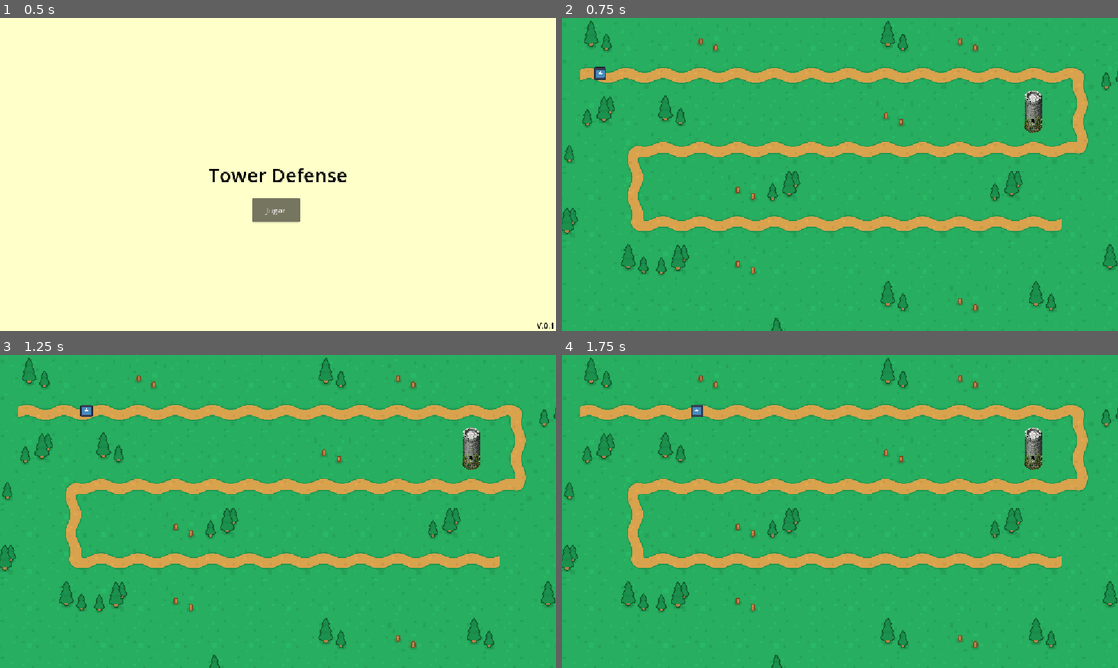
Above: before the commit, frames 1-4 (two rows, left to right).
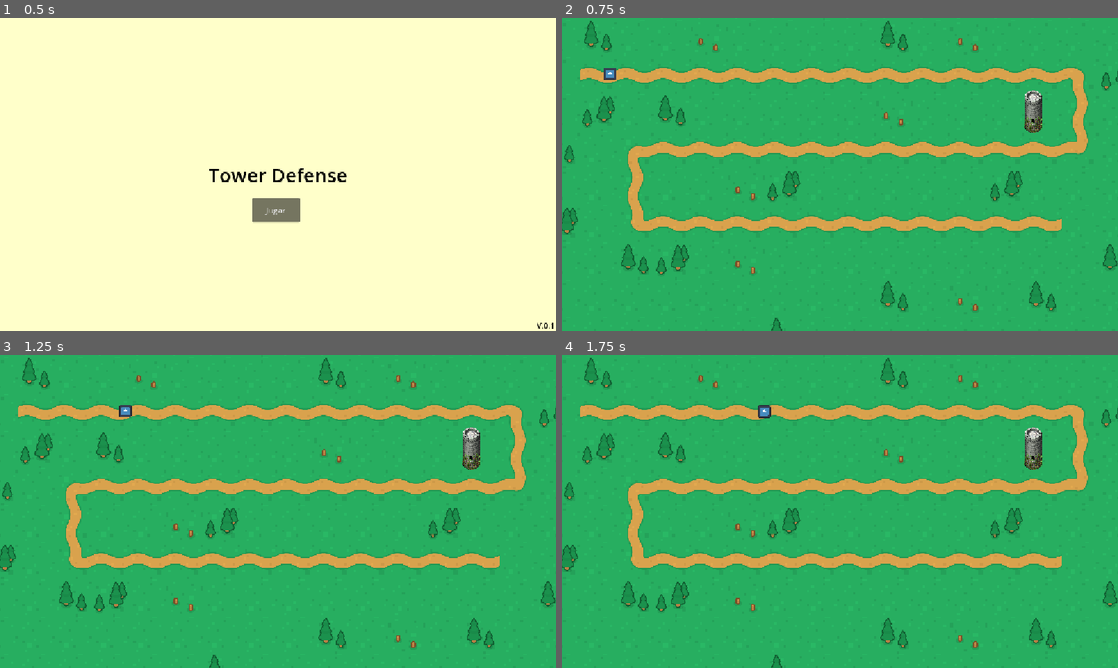
Above: after the commit, the same moments.

Repository: ntGeo/Godot_2
Game: Godot game, scene res://Scenes/menu_inicio.tscn
Same seed, same stepped clock (60 frames per second), same inputs: the game is played once before the commit and once after it. The engine's default icon, where the game draws it, is replaced by a stand-in: a white triangle on a blue panel in a dark square.
Inputs:
- Up to frame 1 (0.5 s): no input
- Up to frame 2 (0.75 s): click "Jugar" at 0.5 s
- Up to frame 3 (1.25 s): no input
- Up to frame 4 (1.75 s): no input

Frame 1 is identical in both runs. In frame 2, 0.2% of the frame differs, in the area x 5-10%, y 15-20%; in frame 3, 0.2%; in frame 4, 0.2%, in the area x 23-38%, y 16-21%.

Commit message:
Pantalla game over, edición de final camino

Diff:
--- a/tower-defense/Assets/Scripts/enemigo.gd
+++ b/tower-defense/Assets/Scripts/enemigo.gd
@@ -1,6 +1,6 @@
 extends CharacterBody2D
 
-const SPEED = 50
+const SPEED = 80
 
 #Referencia a Pathfollow
 var path_follow: PathFollow2D = null
@@ -10,5 +10,8 @@
 		return
 
 	path_follow.progress += SPEED * delta
+	global_position = path_follow.global_position
 
-	global_position = path_follow.global_position
+	# Si llegó al final del camino → Game Over
+	if path_follow.progress_ratio >= 1.0:
+		get_tree().change_scene_to_file("res://Scenes/game_over.tscn")
--- /dev/null
+++ b/tower-defense/Assets/Scripts/final_camino.gd
@@ -0,0 +1,11 @@
+extends Area2D
+
+func _ready():
+	# Detectamos cuando algo entra al área final
+	body_entered.connect(_on_body_entered)
+
+func _on_body_entered(body):
+	# Si es un enemigo, activamos Game Over
+	print("Algo entró: ", body.name)
+	if body.name == "Enemigo":
+		get_tree().change_scene_to_file("res://Scenes/game_over.tscn")
--- /dev/null
+++ b/tower-defense/Assets/Scripts/game_over.gd
@@ -0,0 +1,7 @@
+extends Control
+
+func _ready():
+	$BtnReintentar.pressed.connect(_on_reintentar)
+
+func _on_reintentar():
+	get_tree().change_scene_to_file("res://Scenes/mundo.tscn")
--- a/tower-defense/Assets/Scripts/mundo.gd
+++ b/tower-defense/Assets/Scripts/mundo.gd
@@ -11,11 +11,11 @@
 
 
 
-
-func _on_area_2d_body_entered(body: Node2D) -> void:
-	show_lose_screen()
-
-func show_lose_screen() -> void:
-	%Label.visible = true
-	%Label.text = "You Lose"
-	get_tree().paused = true  # freezes the whole game
+#funcion que gatillaba texto al momento en que enemigo llega a final de camino
+#func _on_area_2d_body_entered(body: Node2D) -> void:
+	#show_lose_screen()
+#
+#func show_lose_screen() -> void:
+	#%Label.visible = true
+	#%Label.text = "You Lose"
+	#get_tree().paused = true  # freezes the whole game
--- /dev/null
+++ b/tower-defense/Scenes/game_over.tscn
@@ -0,0 +1,51 @@
+[gd_scene format=3 uid="uid://dhnff5og50alx"]
+
+[ext_resource type="Script" uid="uid://ce5gftq7eci4w" path="res://Assets/Scripts/game_over.gd" id="1_ojehl"]
+
+[node name="Game_over" type="Control" unique_id=2082550334]
+layout_mode = 3
+anchors_preset = 15
+anchor_right = 1.0
+anchor_bottom = 1.0
+grow_horizontal = 2
+grow_vertical = 2
+script = ExtResource("1_ojehl")
+
+[node name="ColorRect" type="ColorRect" parent="." unique_id=941586253]
+layout_mode = 1
+anchors_preset = 15
+anchor_right = 1.0
+anchor_bottom = 1.0
+grow_horizontal = 2
+grow_vertical = 2
+color = Color(0, 0, 0, 0.35686275)
+
+[node name="Titulo" type="Label" parent="." unique_id=861300406]
+layout_mode = 1
+anchors_preset = 8
+anchor_left = 0.5
+anchor_top = 0.5
+anchor_right = 0.5
+anchor_bottom = 0.5
+offset_left = -43.5
+offset_top = -43.5
+offset_right = 43.5
+offset_bottom = -20.5
+grow_horizontal = 2
+grow_vertical = 2
+text = "Game Over"
+
+[node name="BtnReintentar" type="Button" parent="." unique_id=512286722]
+layout_mode = 1
+anchors_preset = 8
+anchor_left = 0.5
+anchor_top = 0.5
+anchor_right = 0.5
+anchor_bottom = 0.5
+offset_left = -4.0
+offset_top = 4.0
+offset_right = 4.0
+offset_bottom = 12.0
+grow_horizontal = 2
+grow_vertical = 2
+text = "Reintentar"
--- a/tower-defense/Scenes/mundo.tscn
+++ b/tower-defense/Scenes/mundo.tscn
@@ -92,13 +92,6 @@
 tile_map_data = PackedByteArray("AAD8//v/AAACAAcAAAD9//v/AAACAAcAAAD+//v/AAACAAcAAAD///v/AAACAAcAAAAAAPv/AAACAAcAAAABAP …(2640 unchanged characters)…
 tile_set = SubResource("TileSet_slpbn")
 
-[node name="Final" type="Node2D" parent="." unique_id=1242283593]
-
-[node name="Area2D" type="Area2D" parent="Final" unique_id=111627799]
-
-[node name="CollisionPolygon2D" type="CollisionPolygon2D" parent="Final/Area2D" unique_id=463120672]
-polygon = PackedVector2Array(361.5, 29.5, 364, 87, 408.5, 87.5, 406.5, 30.5)
-
 [node name="Label" type="Label" parent="." unique_id=1175366429]
 unique_name_in_owner = true
 offset_top = -73.5
@@ -106,4 +99,10 @@
 offset_bottom = -50.5
 scale = Vector2(4.760001, 4.760001)
 
-[connection signal="body_entered" from="Final/Area2D" to="." method="_on_area_2d_body_entered"]
+[node name="FinCamino" type="Area2D" parent="." unique_id=111627799]
+
+[node name="CollisionPolygon2D" type="CollisionPolygon2D" parent="FinCamino" unique_id=463120672]
+position = Vector2(20, 0)
+polygon = PackedVector2Array(364.5, 29.5, 364, 87, 408.5, 87.5, 409, 29.5)
+
+[connection signal="body_entered" from="FinCamino" to="." method="_on_area_2d_body_entered"]
Not shown, added: tower-defense/Assets/Scripts/final_camino.gd.uid
Not shown, added: tower-defense/Assets/Scripts/game_over.gd.uid
